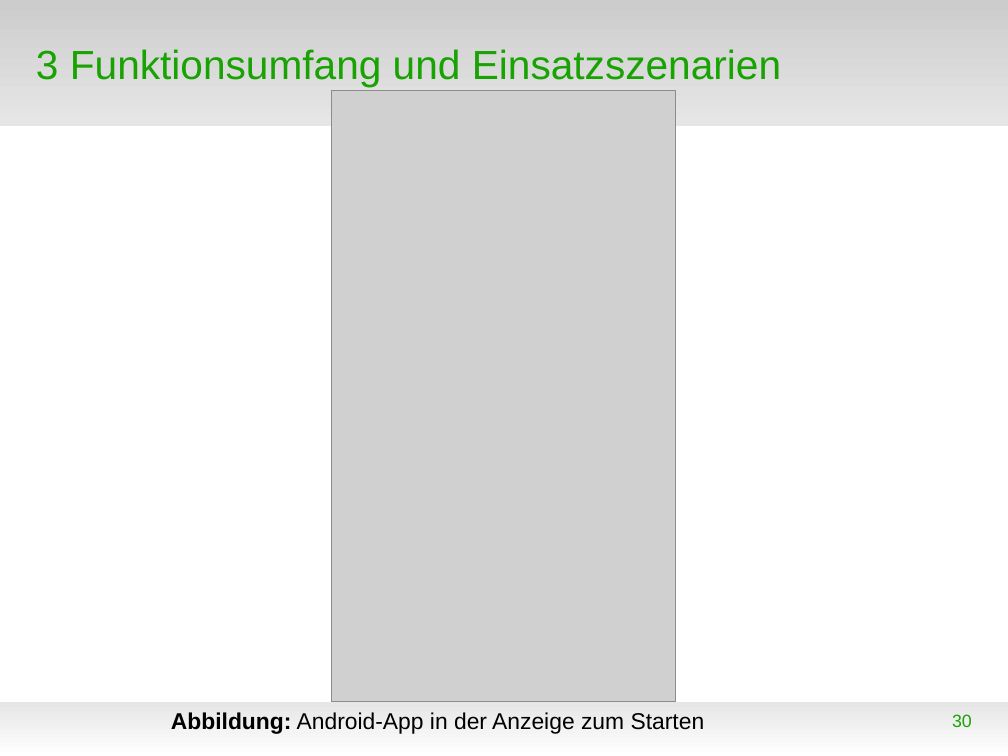
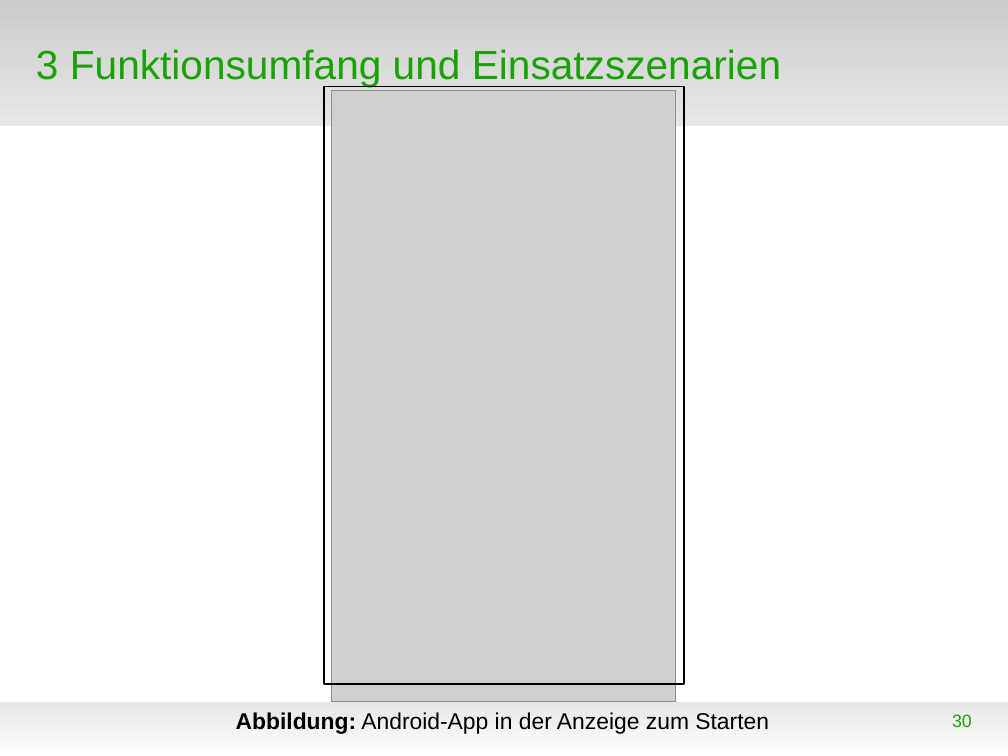
Before and after one commit to WorldofJARcraft/Kanu-s.a.M., a slide deck: slide 30 of Präsentation/Präsentation.odp. Drawn at 1008x756 pixels with LibreOffice and Linux fonts; fonts in the diff are those of the drawing; grey boxes stand for pictures; background and template pictures are left out. Boxes give left, top, right and bottom in pixels: in the first picture for what was removed or moved away, otherwise in the second. Text is boxed around its words. In the diff, an @@ line names an element or a change of style, - is before the commit and + after.

```diff
--- a/Präsentation/Präsentation.odp
+++ b/Präsentation/Präsentation.odp
@@ rectangle added at bbox=[324, 86, 684, 684], outline #000000 0.99 pt @@
@@ text "Abbildung: Android-App in der Anzeige ...": place and size @@
-text "Abbildung: Android-App in der Anzeige ..." at bbox=[171, 712, 705, 734]
+text "Abbildung: Android-App in der Anzeige ..." at bbox=[236, 712, 769, 734]
```
Also in this commit, not shown: 11 other slides changed, 9 slides added, 20 other files.
